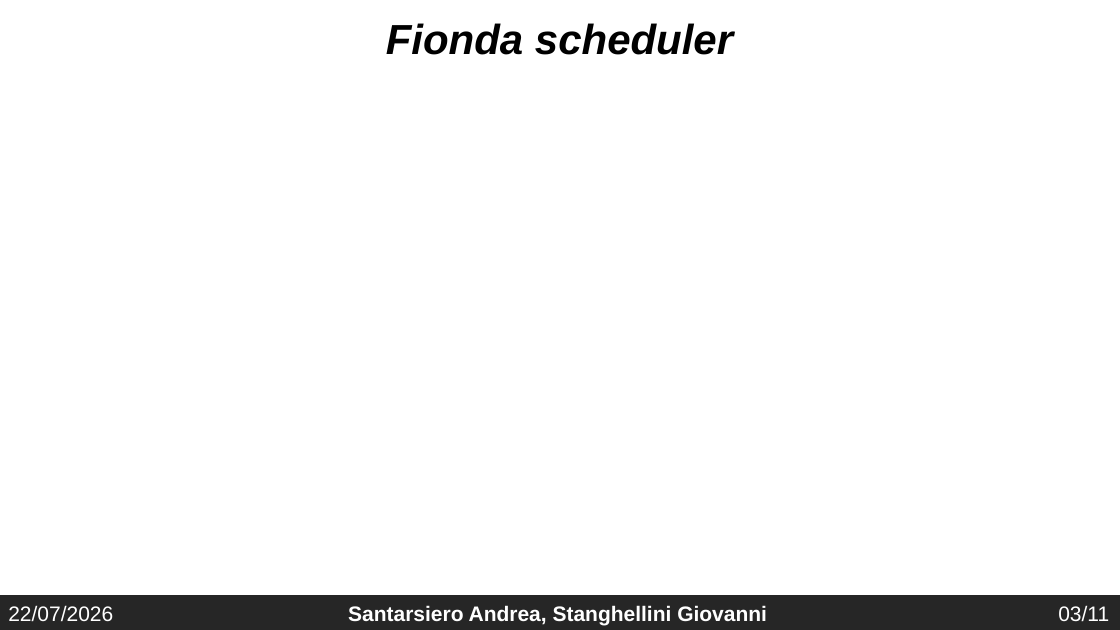
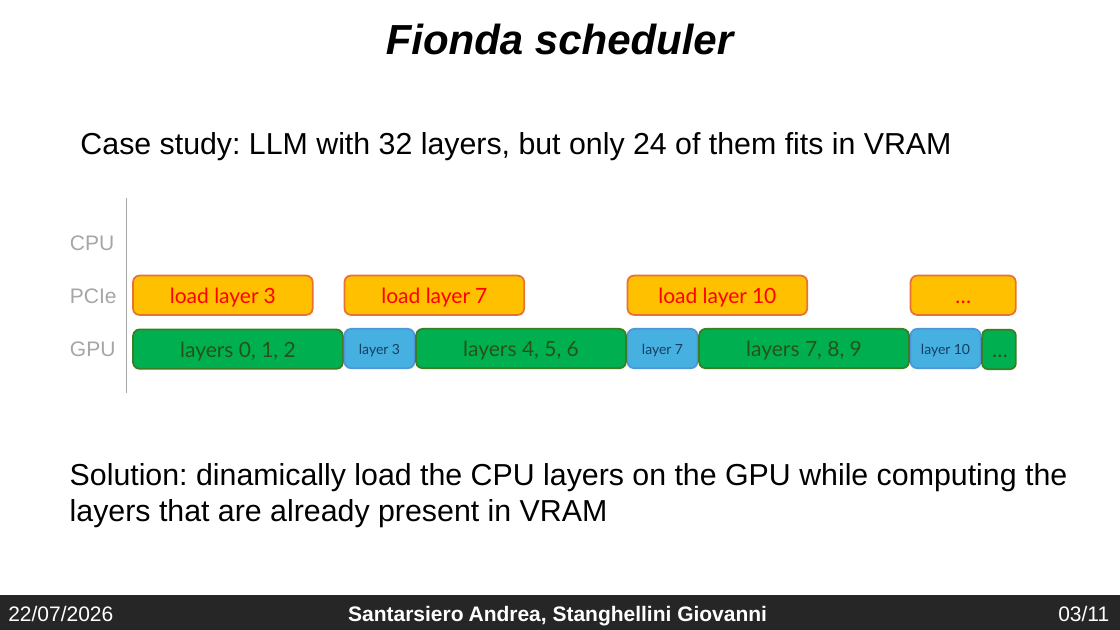
Before and after one commit to gio-stanga/fionda, a slide deck: slide 4 of .fionda_context/fionda scheduler.pptx. Drawn at 1120x630 pixels with LibreOffice and Linux fonts; fonts in the diff are those of the drawing. Boxes give left, top, right and bottom in pixels: in the first picture for what was removed or moved away, otherwise in the second. Text is boxed around its words. In the diff, an @@ line names an element or a change of style, - is before the commit and + after.

```diff
--- a/.fionda_context/fionda scheduler.pptx
+++ b/.fionda_context/fionda scheduler.pptx
@@ text added at [80,132,952,160], 26 pt, text #000000 @@
+Case study: LLM with 32 layers, but only 24 of them fits in VRAM
@@ line added from (127, 197) to (127, 393), #A6A6A6 1.5 pt @@
@@ text added at [70,235,114,250], 18 pt, text #A6A6A6 @@
+CPU
@@ text added at [70,288,117,303], 18 pt, text #A6A6A6 @@
+PCIe
@@ rounded rectangle added at [133,276,313,315], fill #FFC000, outline #E97132 1.5 pt, 18 pt, text #FF0000 @@
+load layer 3
@@ rounded rectangle added at [344,276,524,315], fill #FFC000, outline #E97132 1.5 pt, 18 pt, text #FF0000 @@
+load layer 7
@@ rounded rectangle added at [628,276,807,315], fill #FFC000, outline #E97132 1.5 pt, 18 pt, text #FF0000 @@
+load layer 10
@@ rounded rectangle added at [911,276,1016,315], fill #FFC000, outline #E97132 1.5 pt, 18 pt, text #FF0000 @@
+…
@@ rounded rectangle added at [133,329,343,369], fill #00B050, outline #3B7D23 1.5 pt, 18 pt, text #275417 @@
+layers 0, 1, 2
@@ rounded rectangle added at [344,329,414,369], fill #46B1E1, outline #4E95D9 1.5 pt, 12 pt, text #163E64 @@
+layer 3
@@ rounded rectangle added at [416,329,626,369], fill #00B050, outline #3B7D23 1.5 pt, 18 pt, text #275417 @@
+layers 4, 5, 6
@@ rounded rectangle added at [628,329,697,369], fill #46B1E1, outline #4E95D9 1.5 pt, 12 pt, text #163E64 @@
+layer 7
@@ rounded rectangle added at [699,329,909,369], fill #00B050, outline #3B7D23 1.5 pt, 18 pt, text #275417 @@
+layers 7, 8, 9
@@ rounded rectangle added at [911,329,981,369], fill #46B1E1, outline #4E95D9 1.5 pt, 12 pt, text #163E64 @@
+layer 10
@@ text added at [70,341,115,356], 18 pt, text #A6A6A6 @@
+GPU
@@ rounded rectangle added at [982,330,1016,370], fill #00B050, outline #3B7D23 1.5 pt, 18 pt, text #275417 @@
+…
@@ text added at [70,463,1067,527], 26 pt, text #000000 @@
+Solution: dinamically load the CPU layers on the GPU while computing the layers that are already present in VRAM
```
Also in this commit, not shown: 3 other slides changed.
